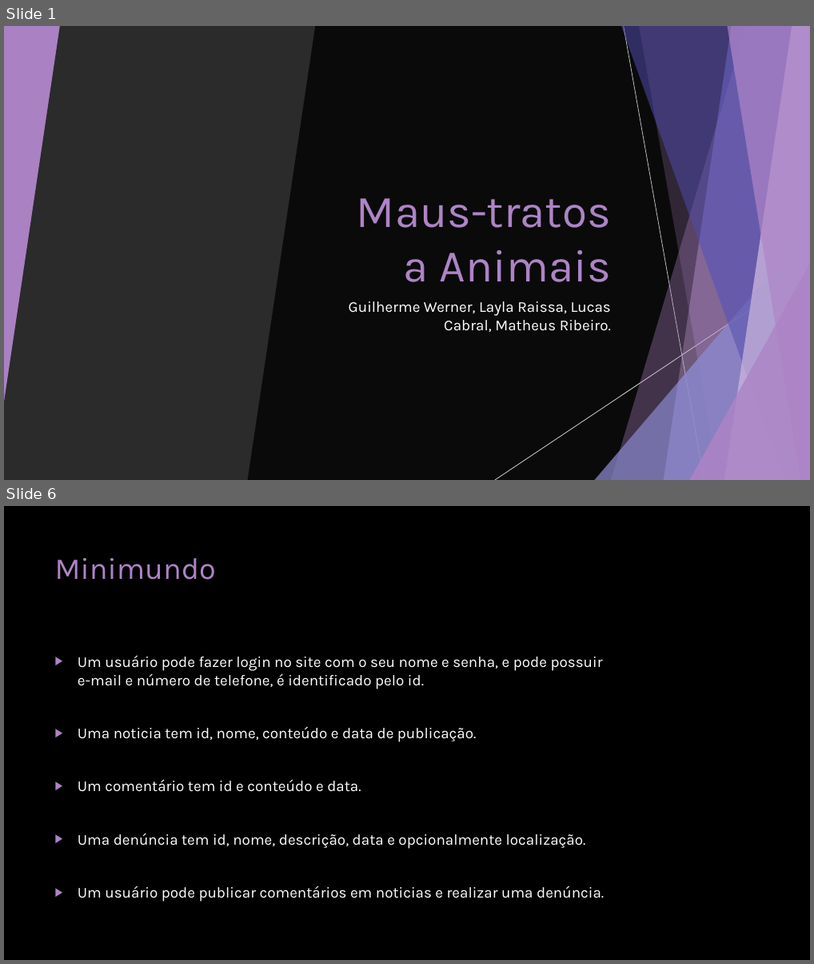
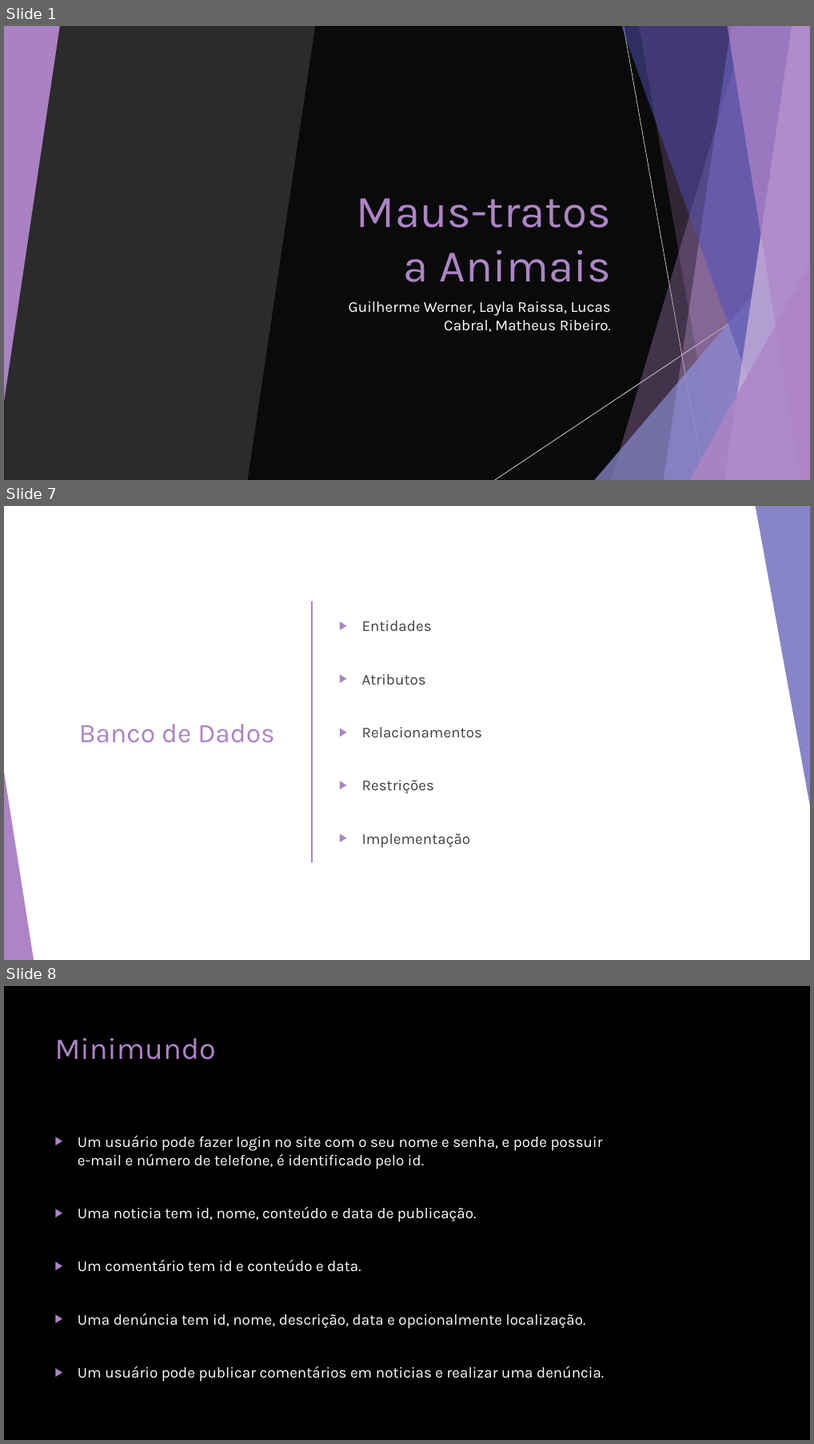
Before and after one commit to guilhermewerner/ti2, a slide deck: Documentation/Sprint-2.pptx. Shown one above the other, each under a label of ours: slides 1 and 6 before the commit, slides 1, 7 and 8 after it; the slides between them are not shown. The pictures are 814x964 and 814x1444 pixels, drawn with LibreOffice and Linux fonts; fonts in the diff are those of the drawing; background and template pictures are left out; a plain dark background stands for a picture behind light text. Boxes give left, top, right and bottom in pixels: in the first picture for what was removed or moved away, otherwise in the second. Text is boxed around its words. In the diff, an @@ line names an element or a change of style, - is before the commit and + after.

```diff
--- a/Documentation/Sprint-2.pptx
+++ b/Documentation/Sprint-2.pptx
@@ slide 7 added at (x1=4, y1=506, x2=810, y2=960), background #FFFFFF; not listed: 8 template elements that a slide beside it also shows @@
@@ rectangle added at (x1=4, y1=506, x2=810, y2=960), fill #FFFFFF @@
@@ line added from (624, 506) to (705, 960), #BFBFBF 0.75 pt @@
@@ triangle added at (x1=756, y1=506, x2=810, y2=812), fill #8784C7 @@
@@ line added from (312, 601) to (312, 862), #AD84C6 1 pt @@
@@ text added at (x1=362, y1=620, x2=483, y2=848), 18 pt, text #404040 @@
+▶ Entidades
+▶ Atributos
+▶ Relacionamentos
+▶ Restrições
+▶ Implementação
@@ title added at (x1=79, y1=724, x2=275, y2=743), 32 pt, text #AD84C6 @@
+Banco de Dados
@@ line added from (810, 750) to (495, 960), #D9D9D9 0.75 pt @@
@@ triangle added at (x1=4, y1=772, x2=34, y2=960), fill #AD84C6 @@
@@ what was slide 6 is now slide 8 @@
```
Also in this commit, not shown: 8 slides changed, 3 other slides added, 1 slide removed, 8 other files.
